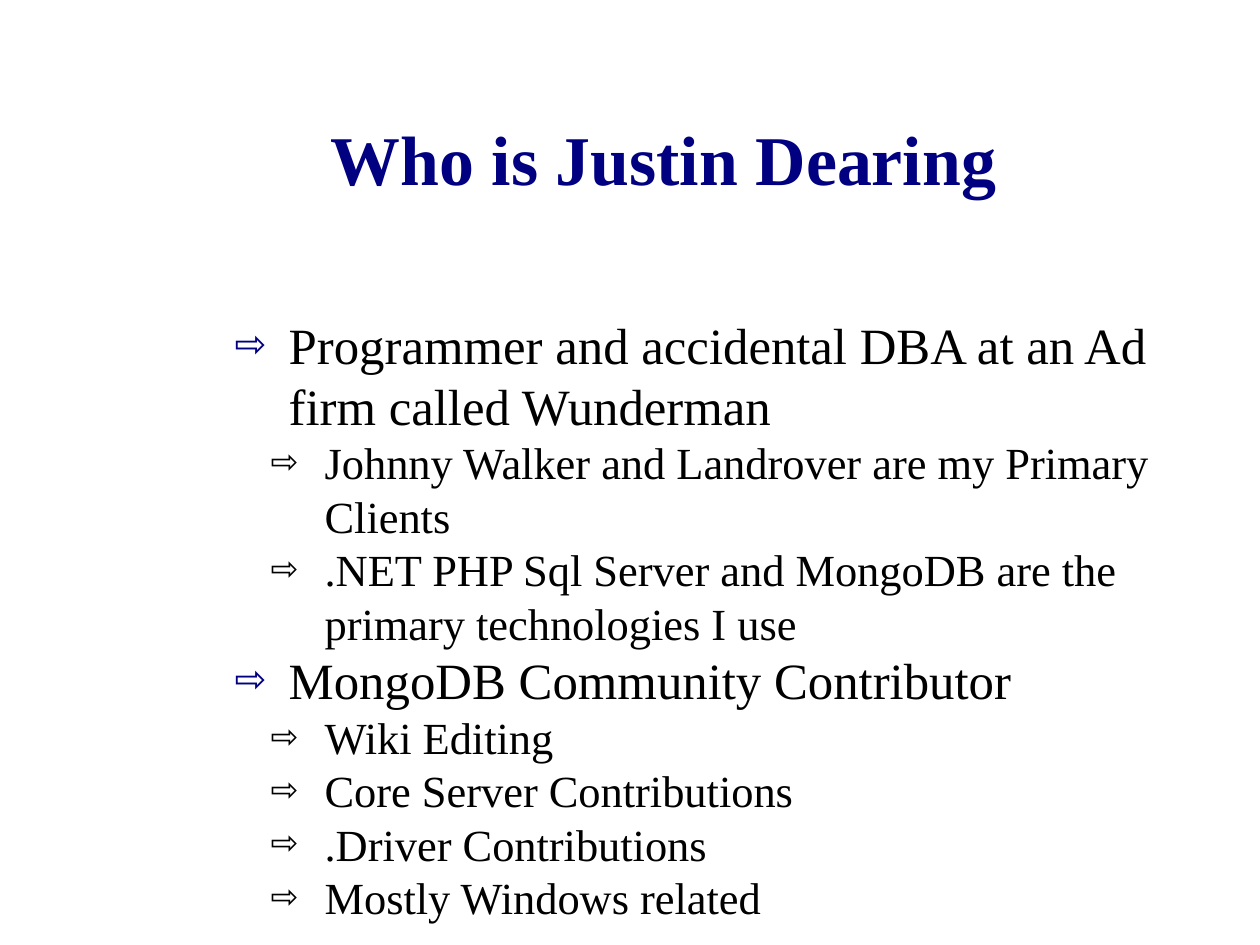
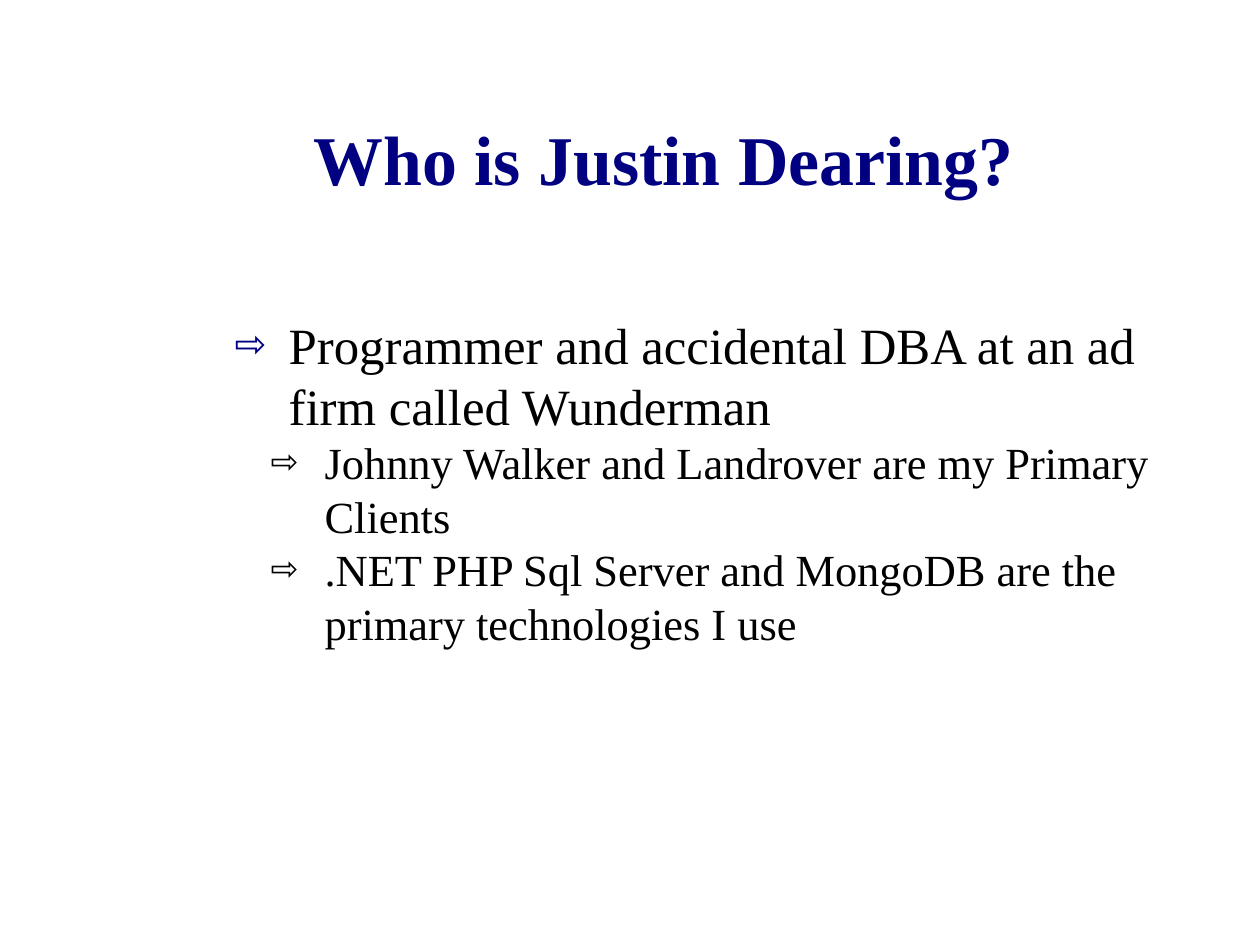
Before and after one commit to zippy1981/TalkMaterials, a slide deck: slide 2 of MongoDC/Tips for Getting Involved as a Contributor.odp. Drawn at 1260x945 pixels with LibreOffice and Linux fonts; fonts in the diff are those of the drawing; background and template pictures are left out. Boxes give left, top, right and bottom in pixels: in the first picture for what was removed or moved away, otherwise in the second. Text is boxed around its words. In the diff, an @@ line names an element or a change of style, - is before the commit and + after.

```diff
--- a/MongoDC/Tips for Getting Involved as a Contributor.odp
+++ b/MongoDC/Tips for Getting Involved as a Contributor.odp
@@ title at box(313, 136, 1013, 198): text changed @@
-Who is Justin Dearing
+Who is Justin Dearing?
@@ text at box(289, 328, 1135, 426): text changed @@
-⇨ Programmer and accidental DBA at an Ad firm called Wunderman
+⇨ Programmer and accidental DBA at an ad firm called Wunderman
@@ text at box(289, 663, 1011, 923): paragraphs removed @@
-⇨ MongoDB Community Contributor
-  ⇨ Wiki Editing
-  ⇨ Core Server Contributions
-  ⇨ .Driver Contributions
-  ⇨ Mostly Windows related
```
Also in this commit, not shown: 3 other slides changed, 1 slide added.
